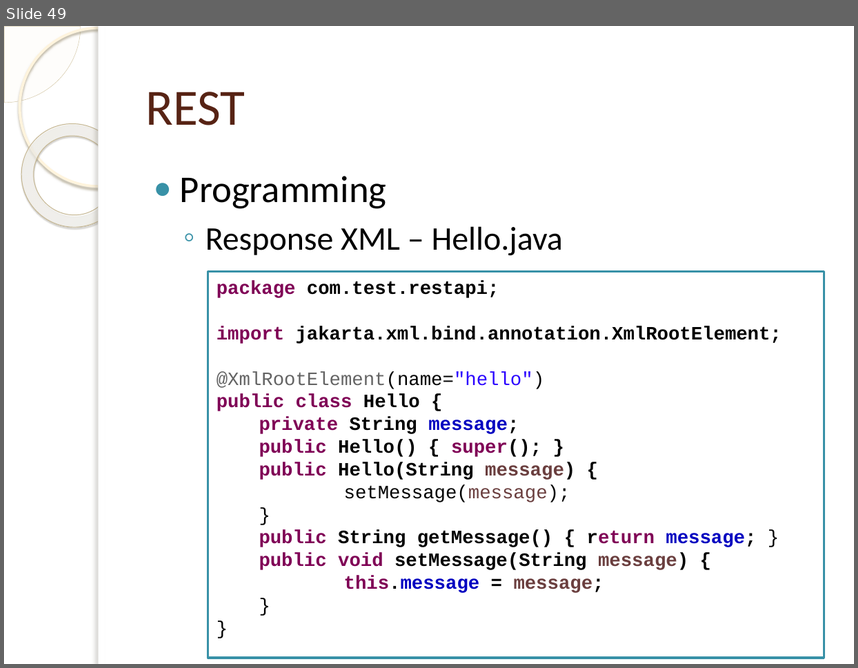
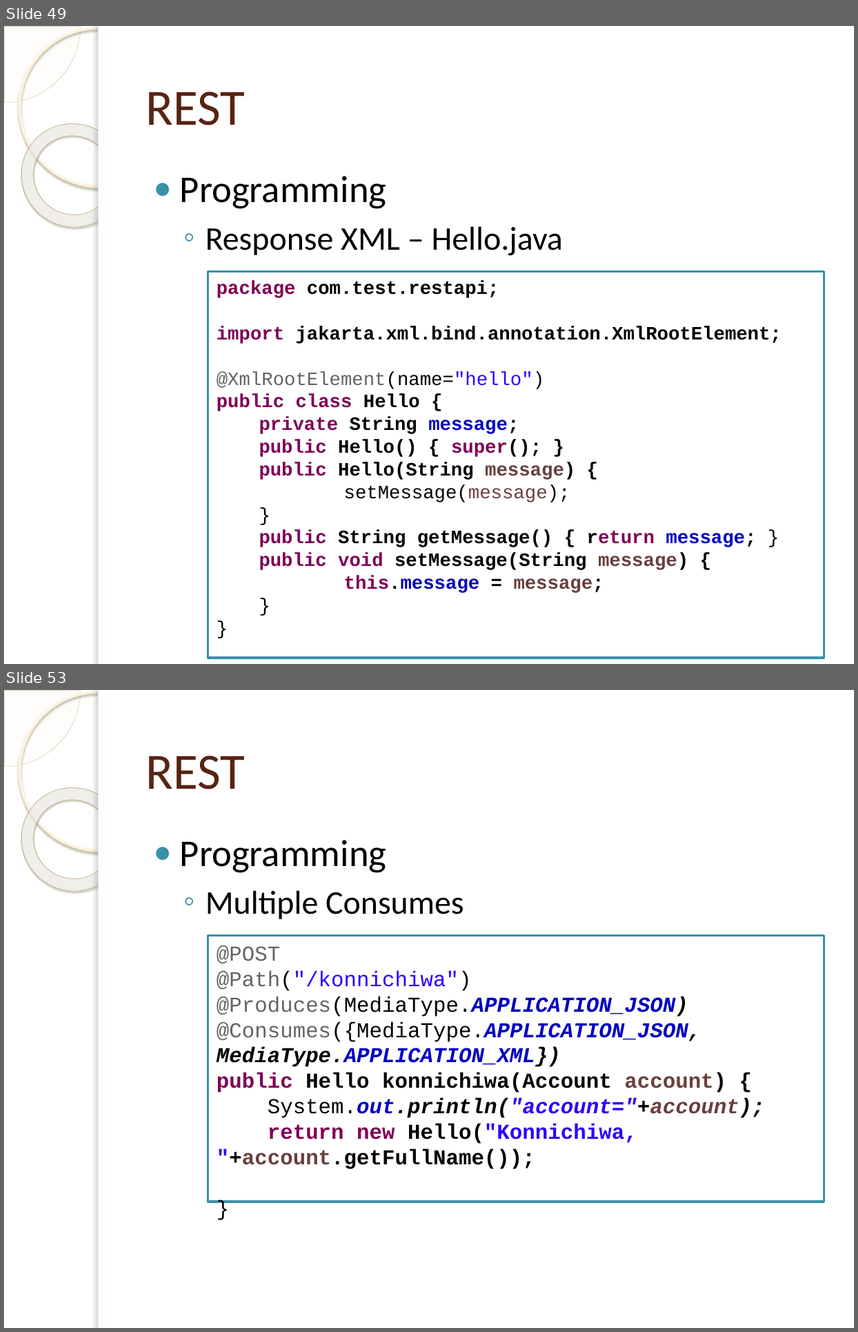
Before and after one commit to tassun/train-rest, a slide deck: Introduction to Rest.pptx. Shown one above the other, each under a label of ours: slide 49 before the commit, slides 49 and 53 after it; the slides between them are not shown. The pictures are 858x668 and 858x1332 pixels, drawn with LibreOffice and Linux fonts; fonts in the diff are those of the drawing; background and template pictures are left out. Boxes give left, top, right and bottom in pixels: in the first picture for what was removed or moved away, otherwise in the second. Text is boxed around its words. In the diff, an @@ line names an element or a change of style, - is before the commit and + after.

```diff
--- a/Introduction to Rest.pptx
+++ b/Introduction to Rest.pptx
@@ slide 53 added at bbox=[4, 690, 854, 1328], background picture (left out); not listed: 5 template elements that a slide beside it also shows @@
@@ title added at bbox=[146, 756, 245, 789], 43 pt, text #572314 @@
+REST
@@ text added at bbox=[180, 840, 464, 919], 28 pt, text #000000 @@
+● Programming
+  ◦ Multiple Consumes
@@ rectangle added at bbox=[208, 935, 824, 1201], outline #3891A7 2 pt, 18 pt, text #000000, bold @@
+@POST
+@Path("/konnichiwa")
+@Produces(MediaType.APPLICATION_JSON)
+@Consumes({MediaType.APPLICATION_JSON, MediaType.APPLICATION_XML})
+public Hello konnichiwa(Account account) {
+System.out.println("account="+account);
+return new Hello("Konnichiwa, "+account.getFullName());
+}
```
Also in this commit, not shown: 7 other slides added, 1 other file.
